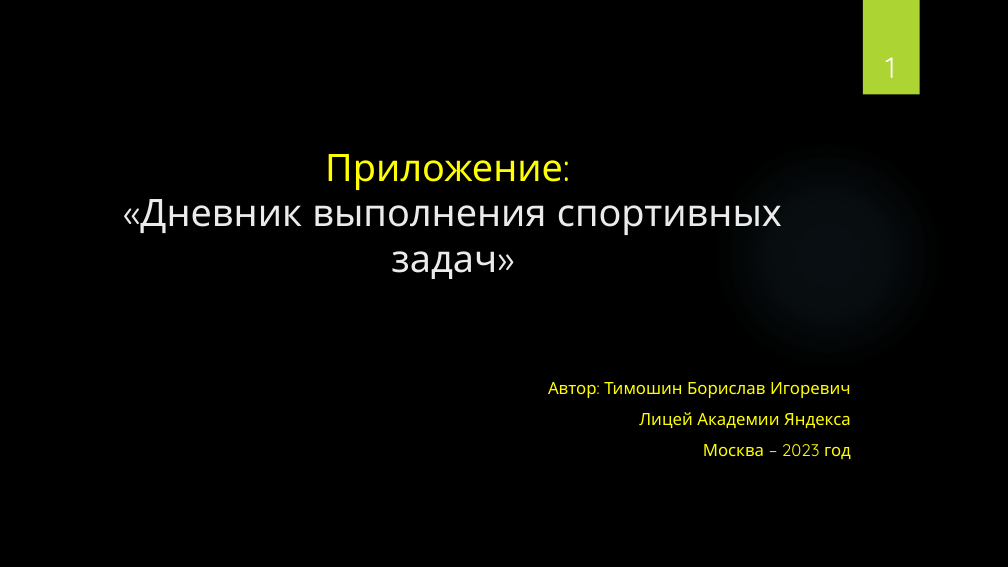
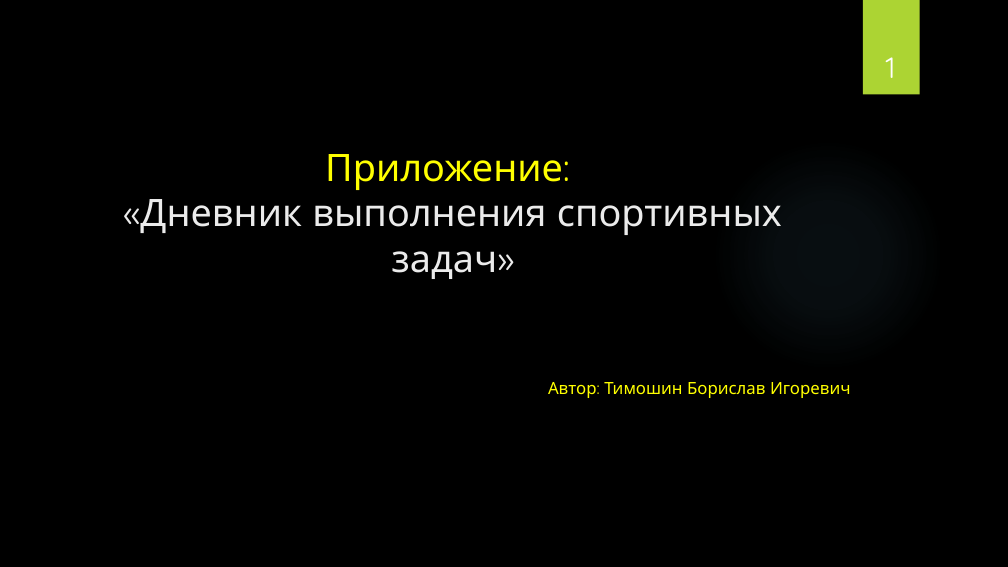
Before and after one commit to BorislavTimoshin/TaskCompletionDiary, a slide deck: slide 1 of description_project/Презентация.pptx. Drawn at 1008x567 pixels with LibreOffice and Linux fonts; fonts in the diff are those of the drawing; background and template pictures are left out. Boxes give left, top, right and bottom in pixels: in the first picture for what was removed or moved away, otherwise in the second. Text is boxed around its words. In the diff, an @@ line names an element or a change of style, - is before the commit and + after.

```diff
--- a/description_project/Презентация.pptx
+++ b/description_project/Презентация.pptx
@@ subtitle at <box>639,412,851,459</box>: paragraphs removed @@
-  Лицей Академии Яндекса
-  Москва – 2023 год
```
Also in this commit, not shown: 4 other slides changed, 1 slide added, 10 other files.
